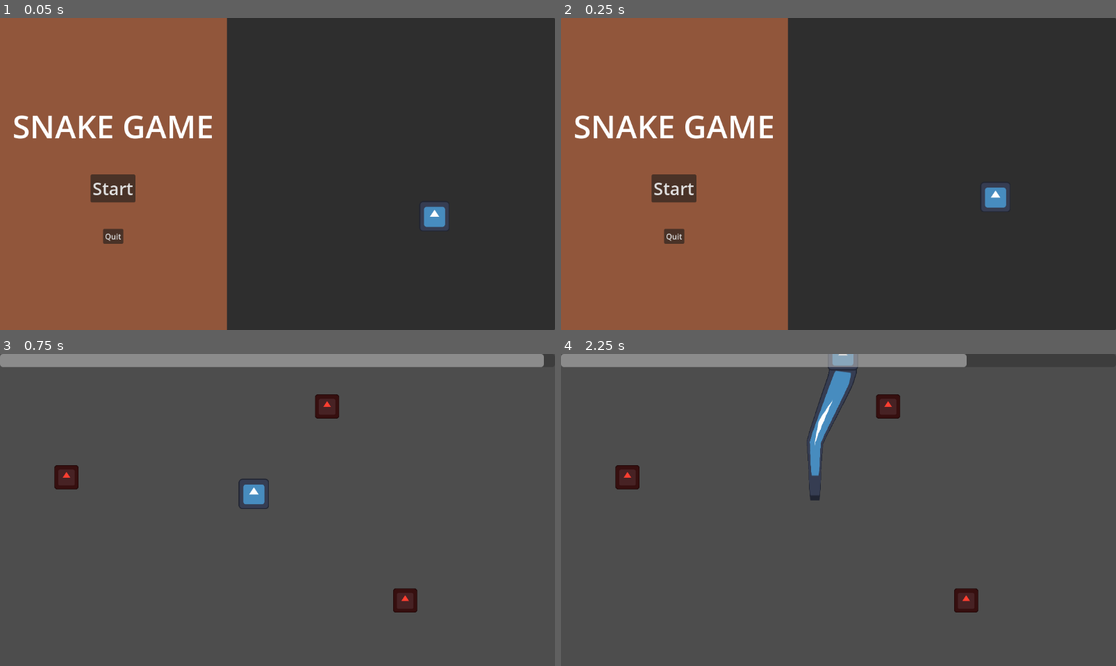
Above: before the commit, frames 1-4 (two rows, left to right).
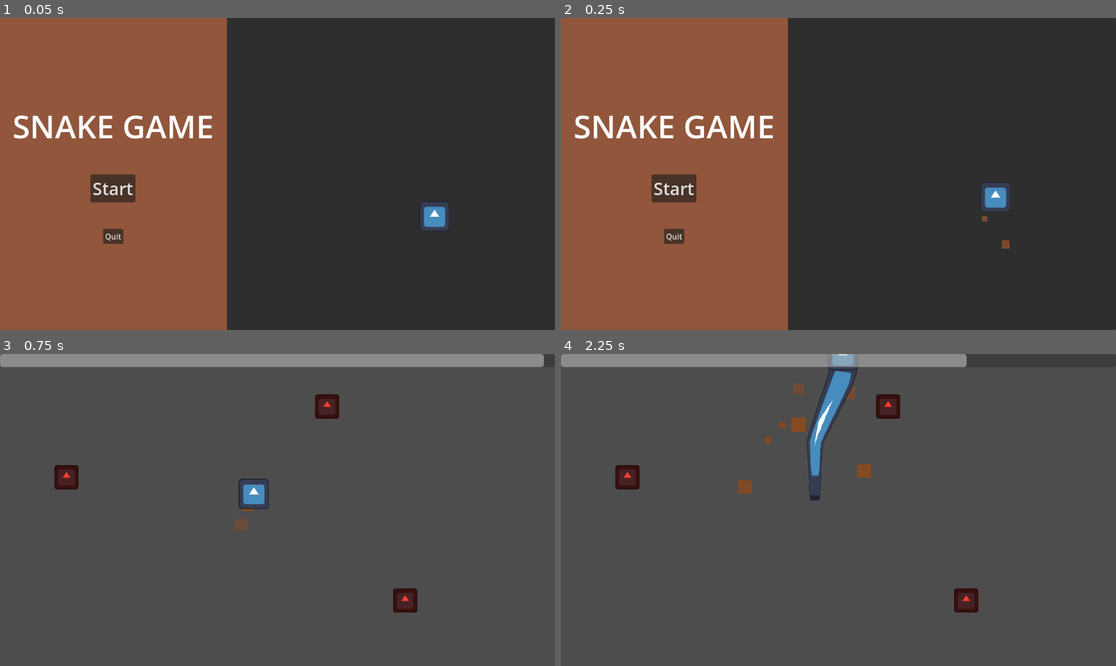
Above: after the commit, the same moments.

Repository: tylercchase/gmtk-2025
Game: Godot game, scene res://src/menus/main/main_menu.tscn
Same seed, same stepped clock (60 frames per second), same inputs: the game is played once before the commit and once after it. The engine's default icon, where the game draws it, is replaced by a stand-in: a white triangle on a blue panel in a dark square.
Inputs (mouse positions are in pixels of both pictures, inside the frame that each line leads up to):
- Up to frame 1 (0.05 s): no input
- Up to frame 2 (0.25 s): no input
- Up to frame 3 (0.75 s): click "Start" at 0.5 s
- Up to frame 4 (2.25 s): move the mouse to (960, 494) at 1.27 s; hold D (move_right) 1.28-2.03 s; click (960, 494) at 1.35 s; move the mouse to (727, 525) at 2.02 s; hold A (move_left) from 2.03 s (still down); click (727, 525) at 2.1 s

Frame 1 is identical in both runs. In frame 2, less than 0.1% of the frame differs, in the area x 75-81%, y 63-74%; in frame 3, less than 0.1%; in frame 4, 0.5%, in the area x 31-56%, y 9-45%.

Commit message:
style: add particle trail to player

Diff:
--- a/src/player/player.tscn
+++ b/src/player/player.tscn
@@ -1,7 +1,24 @@
-[gd_scene load_steps=4 format=3 uid="uid://bkufcjas1iov8"]
+[gd_scene load_steps=5 format=3 uid="uid://bkufcjas1iov8"]
 
 [ext_resource type="Texture2D" uid="uid://ofhq8wn1748o" path="res://icon.svg" id="1_4anbu"]
 [ext_resource type="Script" uid="uid://dv2mhe6wfcak5" path="res://src/player/player.gd" id="1_rxibo"]
+
+[sub_resource type="ParticleProcessMaterial" id="ParticleProcessMaterial_rxibo"]
+particle_flag_disable_z = true
+direction = Vector3(0, 1, 0)
+spread = 60.766
+initial_velocity_min = 243.7
+initial_velocity_max = 325.0
+scale_min = 11.05
+scale_max = 31.96
+scale_over_velocity_min = 30.93
+scale_over_velocity_max = 116.84
+color = Color(0.500767, 0.284811, 0.158145, 1)
+hue_variation_min = -0.07
+hue_variation_max = 0.03
+turbulence_enabled = true
+turbulence_influence_min = 0.035
+turbulence_influence_max = 0.035
 
 [sub_resource type="RectangleShape2D" id="RectangleShape2D_qnmj6"]
 size = Vector2(62, 62)
@@ -9,7 +26,11 @@
 [node name="Player" type="Area2D"]
 script = ExtResource("1_rxibo")
 
+[node name="GPUParticles2D" type="GPUParticles2D" parent="."]
+process_material = SubResource("ParticleProcessMaterial_rxibo")
+
 [node name="Sprite2D" type="Sprite2D" parent="."]
+z_index = 1
 position = Vector2(-3.8147e-06, -3.8147e-06)
 scale = Vector2(0.492188, 0.492188)
 texture = ExtResource("1_4anbu")
--- a/src/segments/segment_manager.tscn
+++ b/src/segments/segment_manager.tscn
@@ -19,6 +19,7 @@
 area = NodePath("Area2D")
 
 [node name="Line2D" type="Line2D" parent="."]
+z_index = 1
 width = 59.7
 width_curve = SubResource("Curve_i10sa")
 texture = ExtResource("3_i10sa")
